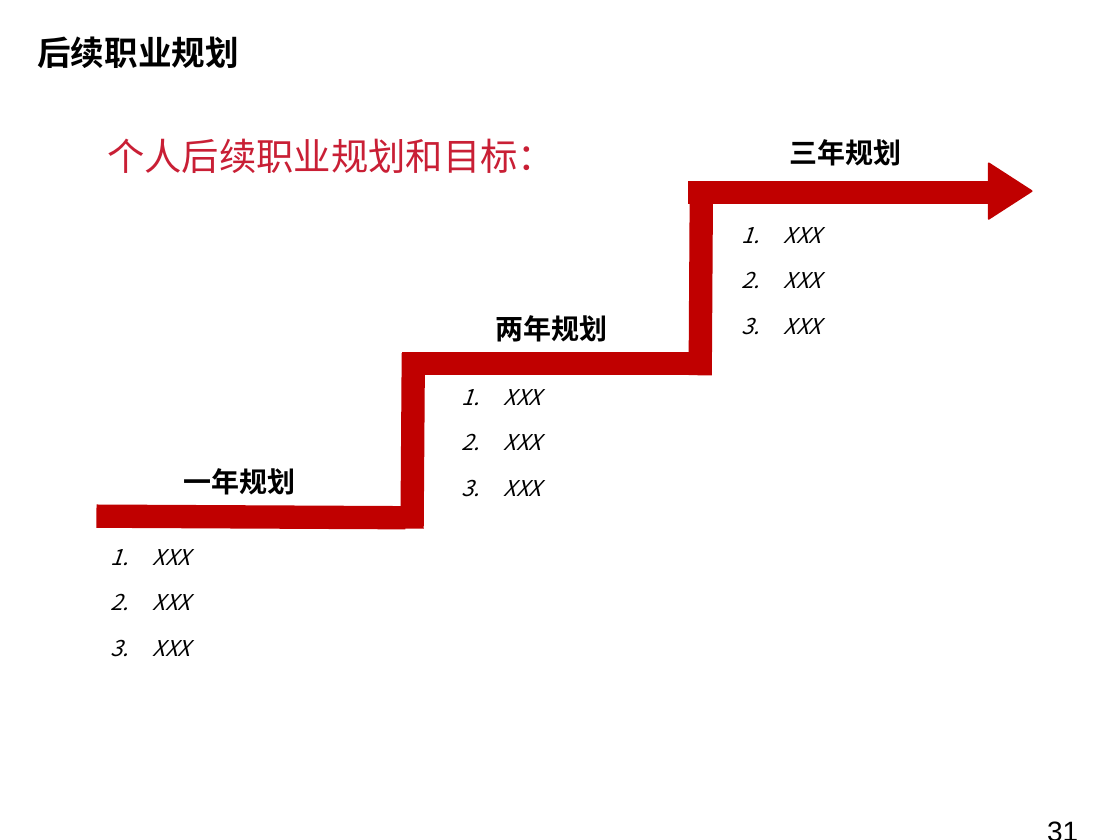
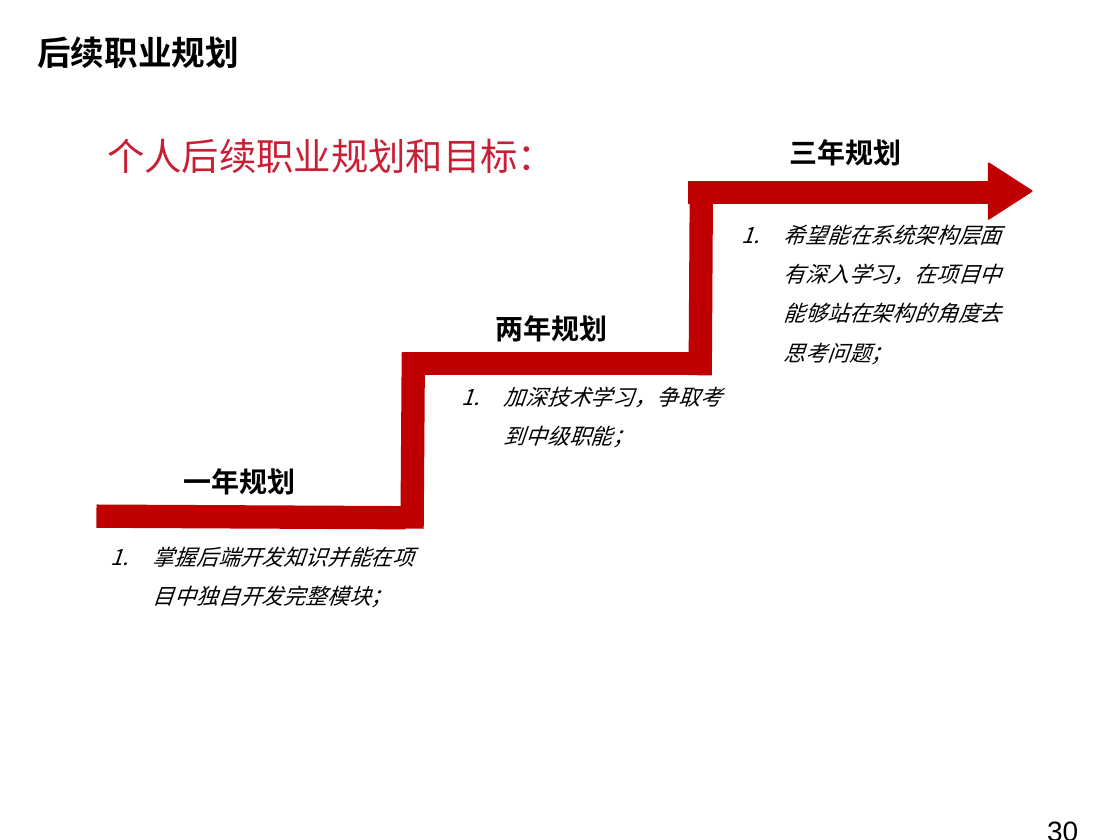
Before and after one commit to donghuizhou/drag-form-new, a slide deck: slide 30 of src/zhou.pptx (slide 31 before the commit). Drawn at 1120x840 pixels with LibreOffice and Linux fonts; fonts in the diff are those of the drawing; background and template pictures are left out. Boxes give left, top, right and bottom in pixels: in the first picture for what was removed or moved away, otherwise in the second. Text is boxed around its words. In the diff, an @@ line names an element or a change of style, - is before the commit and + after.

```diff
--- a/src/zhou.pptx
+++ b/src/zhou.pptx
@@ text at bbox=[784, 224, 1002, 365]: text changed @@
-  1. XXX
-  2. XXX
-  3. XXX
+  1. 希望能在系统架构层面有深入学习，在项目中能够站在架构的角度去思考问题；
@@ text at bbox=[504, 386, 722, 448]: text changed @@
-  1. XXX
-  2. XXX
-  3. XXX
+  1. 加深技术学习，争取考到中级职能；
@@ text at bbox=[153, 546, 415, 608]: text changed @@
-  1. XXX
-  2. XXX
-  3. XXX
+  1. 掌握后端开发知识并能在项目中独自开发完整模块；
@@ page number at bbox=[1036, 809, 1109, 827]: text changed @@
-31
+30
```
Also in this commit, not shown: 4 other slides changed, 1 slide added, 2 slides removed, 1 other file.
